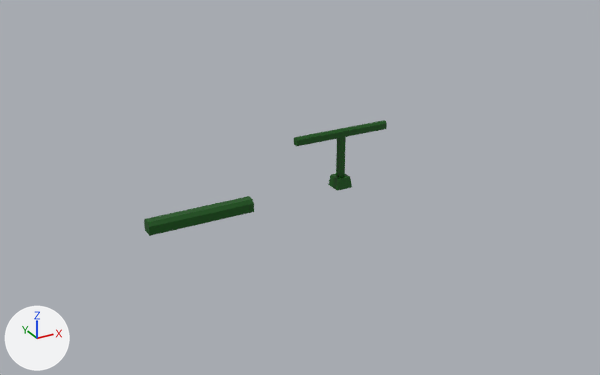
Before and after pictures for a commit that changed the FBX model Assets/Models/ModularAssets/MESH_RailPACK.fbx.
The view is the same before and after, from a 50 mm camera at (-3.91, -21.75, 6.53) aimed at (3.21, -8.8, 0.06). Lighting does not change. The marker at lower left points along +X, +Y and +Z. Where no turn or scale is listed for an object, it has been applied to the vertices.

Names of what the first picture shows: 'Rail_Fence', 'Rail_Regular'.
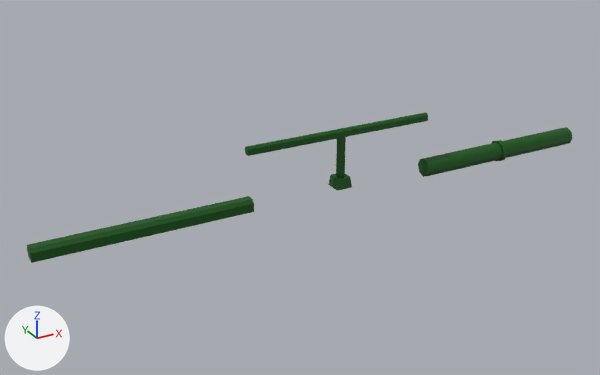
What the commit changed:
me_mesh has 12 vertices, 10 faces and spans x 0.0..2.0, y -0.26..0.0, z 0.0..0.24.
me_mesh is used by ob_rail_regular; location (0.0, -9.0, 0.0).
me_mesh part 1: the whole mesh is scaled about its middle by (2, 1, 1), then moved by (-1.0, 0.0, 0.0).
me_mesh_001 has 36 vertices, 34 faces and spans x -1.0..1.0, y -0.17..0.17, z 0.0..1.19.
me_mesh_001 is used by ob_rail_fence; location (4.0, -9.0, 0.0).
Before the commit, vertices of me_mesh_001: 16 (1.0, -0.06, 1.03) at pixel (386, 128), 17 (1.0, 0.06, 1.03), 18 (1.0, 0.06, 1.15) at pixel (383, 121), 19 (1.0, -0.06, 1.15) at pixel (386, 123), 20 (1.0, 0.02, 1.19) at pixel (384, 120).
Before the commit, vertices of me_mesh_001: 21 (1.0, -0.02, 1.19) at pixel (385, 120).
Before the commit, vertices of me_mesh_001: 22 (-1.0, -0.06, 1.03) at pixel (296, 146), 23 (-1.0, 0.06, 1.03) at pixel (293, 144), 24 (-1.0, -0.06, 1.15) at pixel (296, 140), 25 (-1.0, 0.06, 1.15) at pixel (293, 138), 26 (-1.0, -0.02, 1.19) at pixel (295, 137).
Before the commit, vertices of me_mesh_001: 27 (-1.0, 0.02, 1.19) at pixel (294, 137).
Part 2, on me_mesh_001:
Vertices 16 to 21 of me_mesh_001 move by (1.0, 0.0, 0.0).
Part 3, on me_mesh_001:
Vertices 22 to 27 of me_mesh_001 move by (-1.0, 0.0, 0.0).
Mesh me_mesh_002 is new.
It has 50 vertices, 56 faces and spans x -2.0..2.0, y -0.26..0.22, z -0.24..0.24.
It uses material mat_mesh_rail (dark green #005301).
Object 'Rail_Pipe' (ob_rail_pipe) is new; it shows me_mesh_002.
Its location is (8.0, -9.0, 0.0).

What differs and where, as boxes [x1, y1, x2, y2] in the pictures (600 x 375 px; the box of a moved part takes in the faces that stretch with it):
'Rail_Regular', mesh rescaled (105% wider, 66% taller): before [144, 196, 254, 236]; after [27, 196, 254, 263]
'Rail_Pipe', added (green): after [418, 127, 572, 177]
'Rail_Fence', reshaped (96% wider, 11% taller): before [294, 120, 387, 191]; after [245, 112, 428, 191]
part 2 of me_mesh_001, moved or reshaped: before [344, 120, 387, 137]; after [344, 112, 428, 137]
part 3 of me_mesh_001, moved or reshaped: before [294, 129, 340, 146]; after [245, 129, 340, 156]
